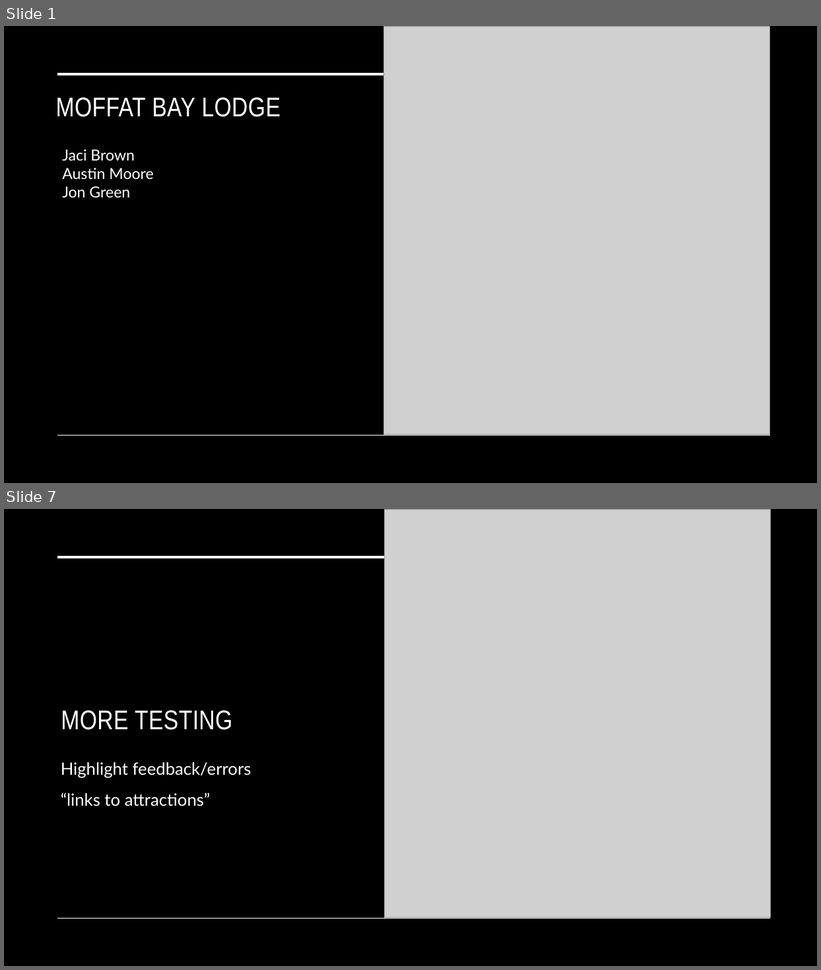
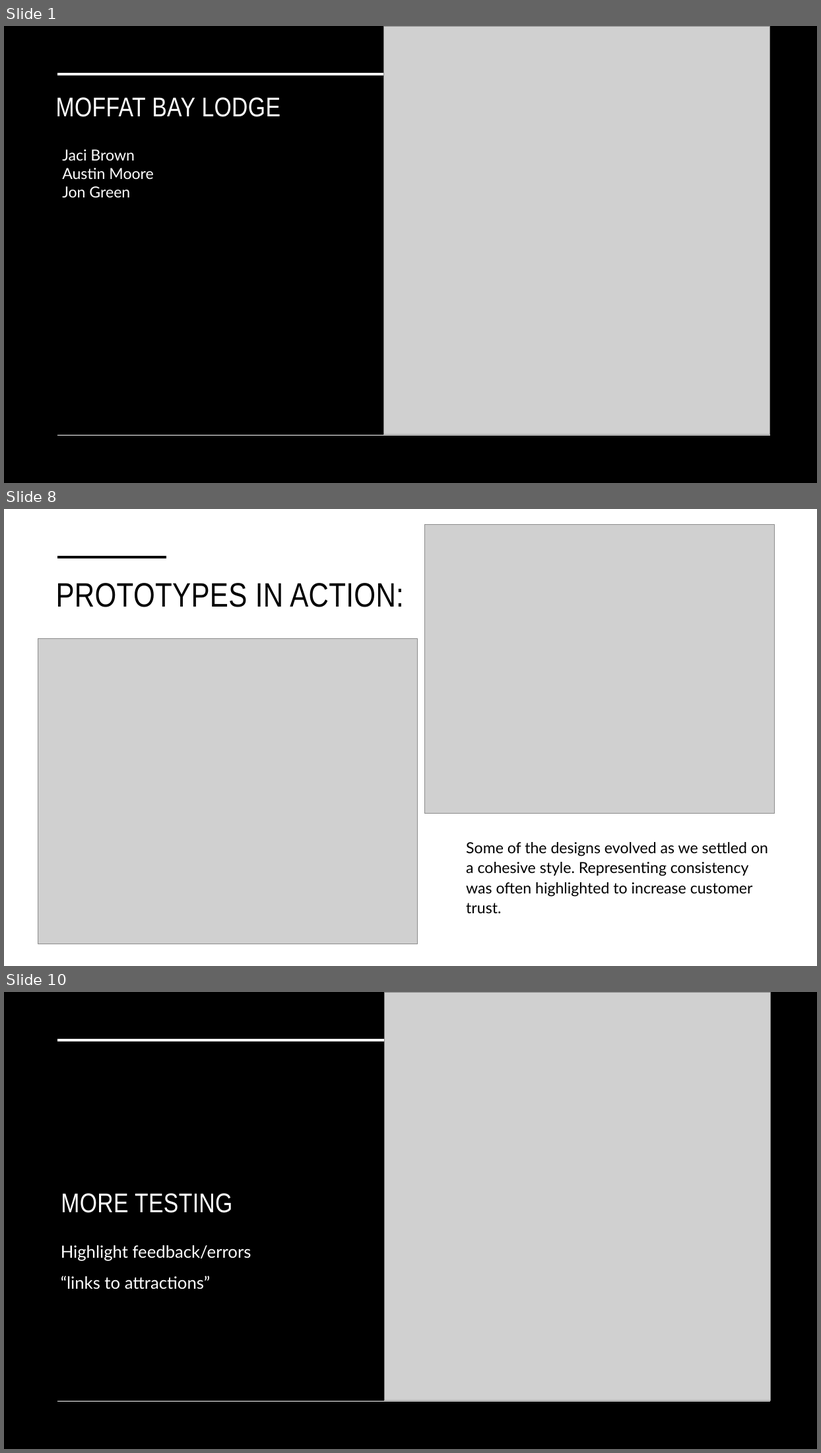
Before and after one commit to JKBrown11/Moffat-Bay, a slide deck: Presentation_Files/ROUGH_MBLodge_group1.pptx. Shown one above the other, each under a label of ours: slides 1 and 7 before the commit, slides 1, 8 and 10 after it; the slides between them are not shown. The pictures are 821x970 and 821x1453 pixels, drawn with LibreOffice and Linux fonts; fonts in the diff are those of the drawing; grey boxes stand for pictures. Boxes give left, top, right and bottom in pixels: in the first picture for what was removed or moved away, otherwise in the second. Text is boxed around its words. In the diff, an @@ line names an element or a change of style, - is before the commit and + after.

Commit message:
Updating presentation with prototype, ERD, and some about us/ lessons content

```diff
--- a/Presentation_Files/ROUGH_MBLodge_group1.pptx
+++ b/Presentation_Files/ROUGH_MBLodge_group1.pptx
@@ slide 8 added at bbox=[4, 509, 817, 966], background #FFFFFF @@
@@ picture added at bbox=[425, 524, 774, 814] @@
@@ line added from (57, 557) to (167, 557), #000000 3.5 pt @@
@@ title added at bbox=[56, 583, 404, 607], 40 pt, text #000000 @@
+PROTOTYPES IN ACTION:
@@ picture added at bbox=[38, 639, 418, 945] @@
@@ subtitle added at bbox=[466, 842, 768, 914], 18 pt, text #000000 @@
+Some of the designs evolved as we settled on a cohesive style. Representing consistency was often highlighted to increase customer trust.
@@ what was slide 7 is now slide 10 @@
```
Also in this commit, not shown: 2 slides changed, 5 other slides added, 3 slides removed, 2 other files.
